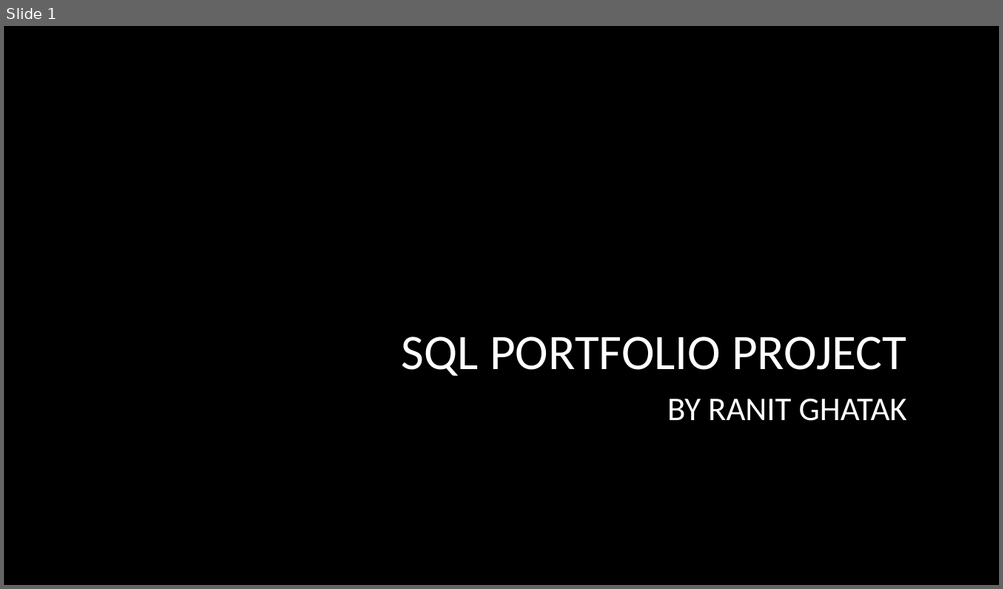
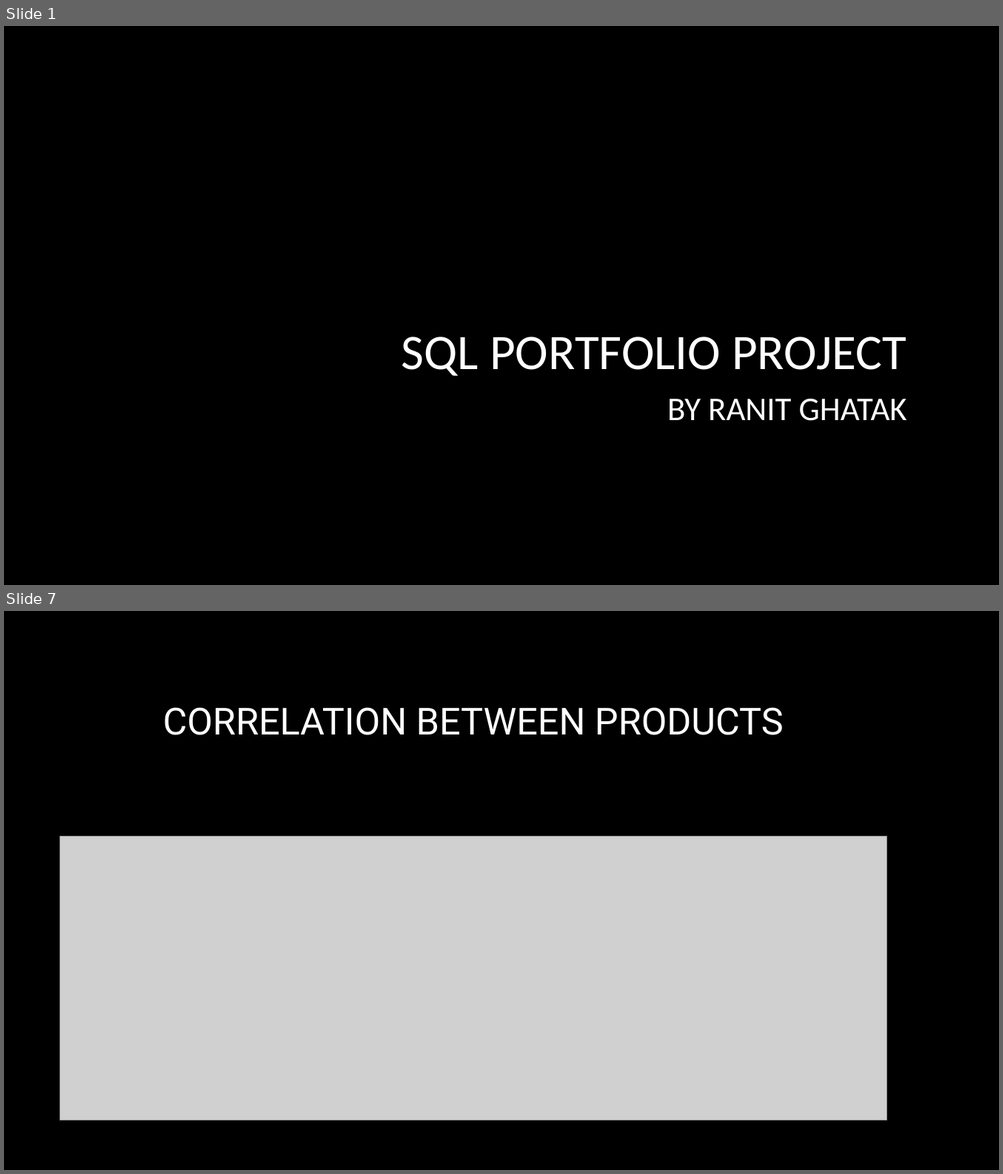
Before and after one commit to Ron-17/Portfolio-Project_SQL, a slide deck: SQL PORTFOLIO PROJECT New.pptm. Shown one above the other, each under a label of ours: slide 1 before the commit, slides 1 and 7 after it; the slides between them are not shown. The pictures are 1003x589 and 1003x1174 pixels, drawn with LibreOffice and Linux fonts; fonts in the diff are those of the drawing; grey boxes stand for pictures; background and template pictures are left out. Boxes give left, top, right and bottom in pixels: in the first picture for what was removed or moved away, otherwise in the second. Text is boxed around its words. In the diff, an @@ line names an element or a change of style, - is before the commit and + after.

```diff
--- a/SQL PORTFOLIO PROJECT New.pptm
+++ b/SQL PORTFOLIO PROJECT New.pptm
@@ slide 7 added at <box>4,611,999,1170</box>, background picture (left out) @@
@@ title added at <box>163,707,783,735</box>, 36 pt, text #FFFFFF @@
+CORRELATION BETWEEN PRODUCTS
@@ picture added at <box>60,836,887,1122</box> @@
```
Also in this commit, not shown: 5 other slides added, 6 slides removed.
